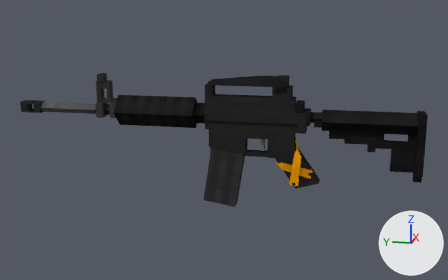
A saved change to the Blender file models/m4.blend.
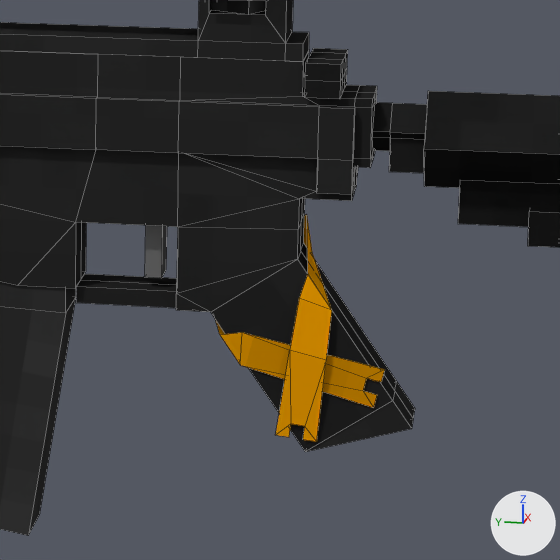
Each version appears first whole from a camera (50 mm lens) standing at (-18.91, -1.89, 2.8) and looking at (0.12, 1.92, -1.96), and next in a close-up on the part from 51% to 78% of the width and 32% to 76% of the height. The lights are fixed; the arrows at lower right show +X, +Y and +Z. The close-ups show mesh edges as thin lines.

The first close-up shows 'm4.001'.
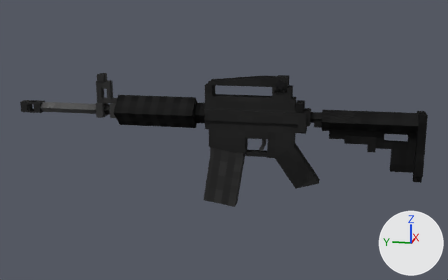
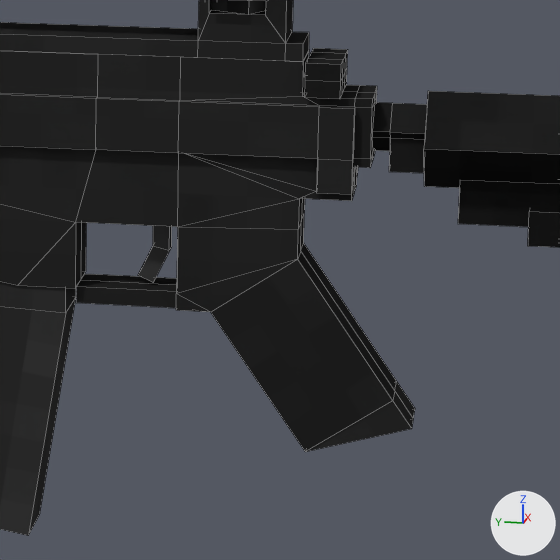
Where the newer file only moved an object's origin or applied its transform, the numbers keep the older frame.

Where the change shows, as pixel boxes [x1, y1, x2, y2] in the close-ups (560 x 560 px):
part 1 of me_cube_001, rebuilt: before [145, 226, 167, 278]; after [138, 226, 172, 283]
part 2 of me_cube_001, deleted (orange): before [215, 214, 385, 442]

Edits to the bpy script that builds the scene:
```text
Change me_cube_001:
    used by ob_m4_001; location = (0.0, -0.492, -0.656); scale = (15.0, 15.0, 15.0)
    remove me_cube_001.from_pydata(...)  # 631 vertices, 602 faces, 2 loose edges; spans x -0.033..0.039, y -0.248..0.619, z -0.228..0.055
    add me_cube_001.from_pydata(...)  # 611 vertices, 589 faces, 2 loose edges; spans x -0.033..0.039, y -0.248..0.619, z -0.228..0.055
    me_cube_001 part 1: the loose piece of 8 vertices spanning x -0.008..0.008, y 0.072..0.08, z -0.101..-0.07 is rebuilt with 12 vertices and now spans x -0.004..0.004, y 0.069..0.084, z -0.105..-0.072
    me_cube_001 part 2: the loose piece of 24 vertices spanning x -0.02..0.017, y -0.031..0.056, z -0.173..-0.074 is deleted
```
